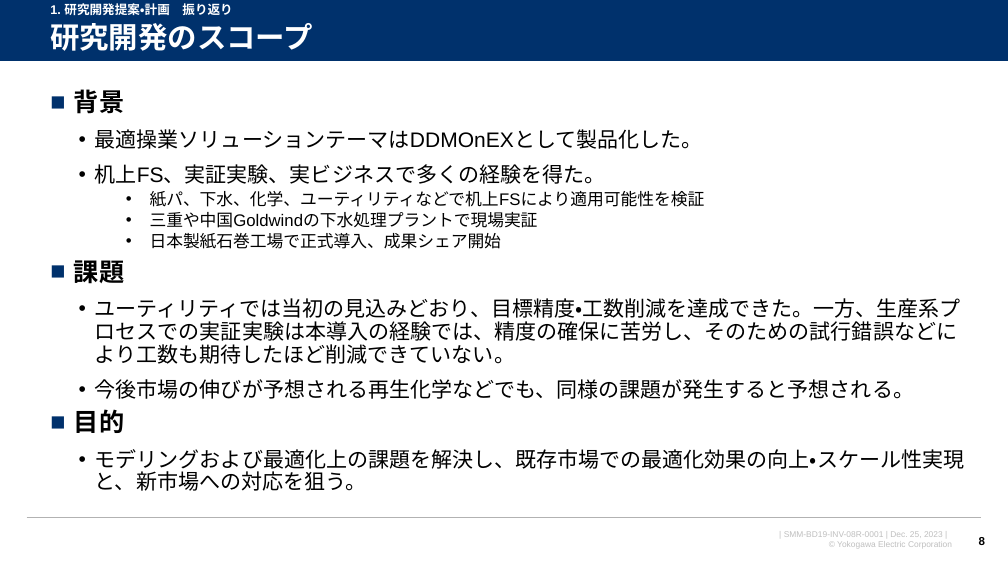
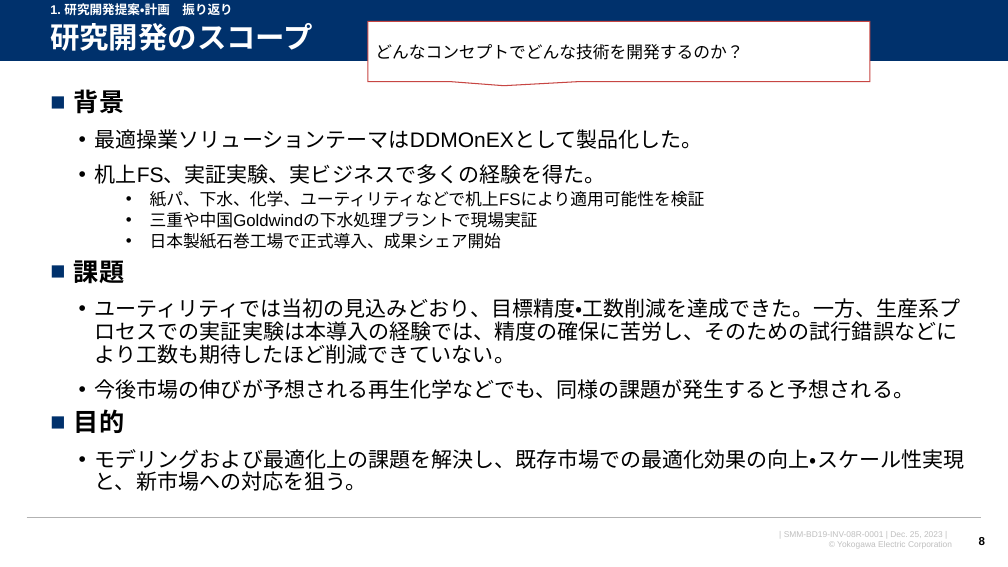
Before and after one commit to watarukumagai-git/opt, a slide deck: slide 8 of SoS/20231212_連携最適_LR2資料_kuma.pptx. Drawn at 1008x567 pixels with LibreOffice and Linux fonts; fonts in the diff are those of the drawing; background and template pictures are left out. Boxes give left, top, right and bottom in pixels: in the first picture for what was removed or moved away, otherwise in the second. Text is boxed around its words. In the diff, an @@ line names an element or a change of style, - is before the commit and + after.

```diff
--- a/SoS/20231212_連携最適_LR2資料_kuma.pptx
+++ b/SoS/20231212_連携最適_LR2資料_kuma.pptx
@@ speech box added at <box>368,21,870,82</box>, fill #FFFFFF, outline #C74643 1 pt, 16 pt, text #000000 @@
+どんなコンセプトでどんな技術を開発するのか？
```
Also in this commit, not shown: 12 other slides changed, 2 slides added, 1 slide removed, 1 other file.
